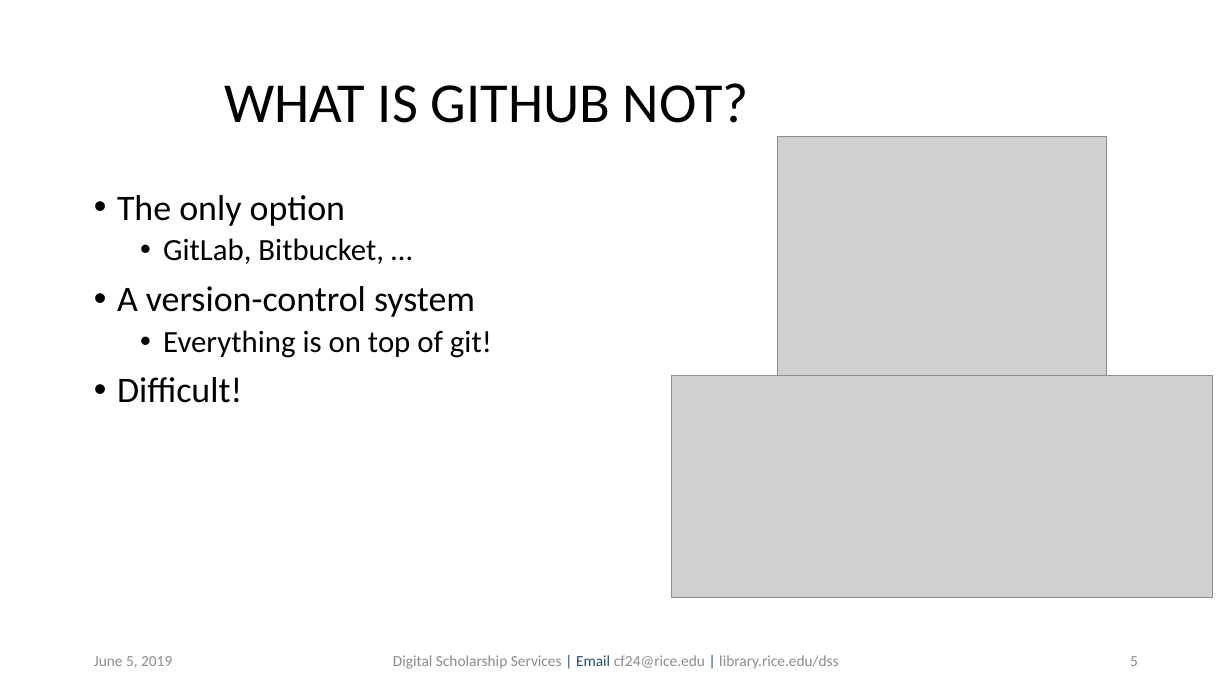
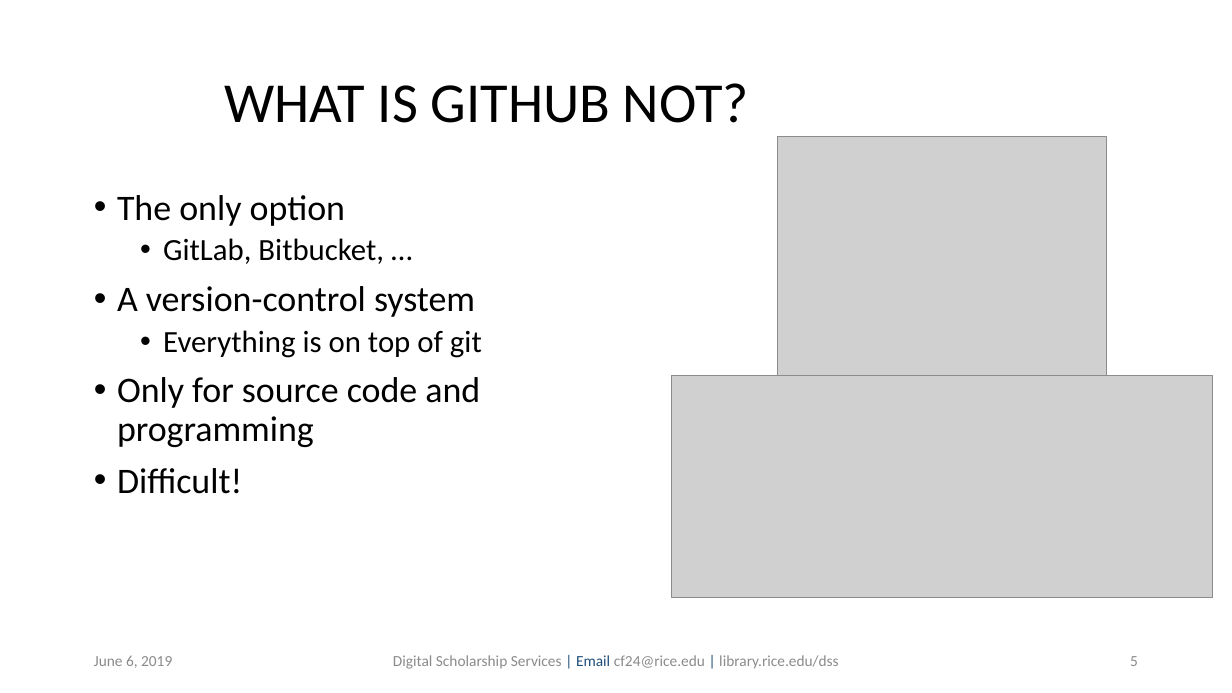
Before and after one commit to bakitybacon/rice-data-and-donuts, a slide deck: slide 5 of github/Introduction to Git & GitHub.pptx. Drawn at 1232x693 pixels with LibreOffice and Linux fonts; fonts in the diff are those of the drawing; grey boxes stand for pictures; background and template pictures are left out. Boxes give left, top, right and bottom in pixels: in the first picture for what was removed or moved away, otherwise in the second. Text is boxed around its words. In the diff, an @@ line names an element or a change of style, - is before the commit and + after.

Commit message:
edited text

```diff
--- a/github/Introduction to Git & GitHub.pptx
+++ b/github/Introduction to Git & GitHub.pptx
@@ text at [117, 330, 482, 447]: text changed; size 24 to 28 pt @@
-  • Everything is on top of git!
+  • Everything is on top of git
+• Only for source code and programming
@@ text at [94, 655, 172, 668]: text changed @@
-June 5, 2019
+June 6, 2019
```
Also in this commit, not shown: 39 other slides changed, 1 slide added.
